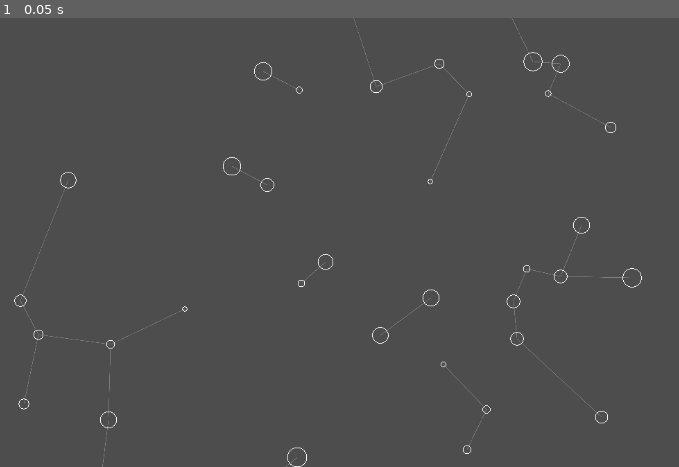
Above: before the commit, frame 1.
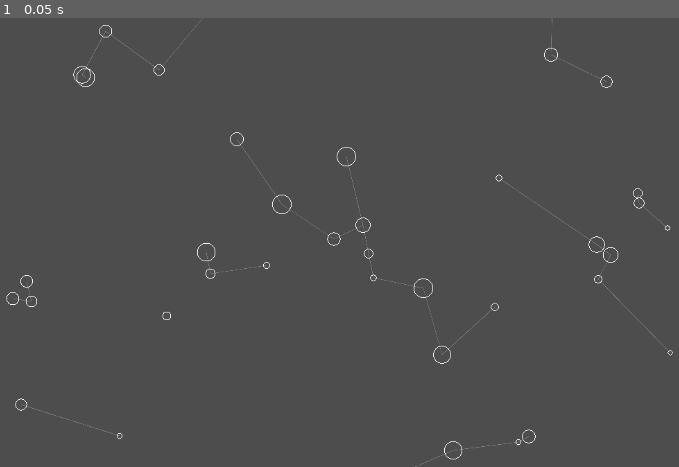
Above: after the commit, the same moment.

Repository: Trylobot/space_strategy_game
Game: Godot game, scene res://starfield.tscn
Two runs of this game, one before a commit and one after it. Both use one fixed random seed, a clock stepped at 60 frames per second and the inputs below.
Inputs:
- Up to frame 1 (0.05 s): no input

The runs differ from the first frame. In frame 1, 1.4% of the frame differs, in the area x 0-100%, y 0-100%.

Commit message:
re-org a bit

Diff:
--- a/starfield.gd
+++ b/starfield.gd
@@ -7,6 +7,9 @@
 const STARLANE_COLOR = Color(0.5,0.5,0.5) # Grey lanes
 const MAP_WIDTH = 1024
 const MAP_HEIGHT = 768
+
+
+
 
 var default_font = ThemeDB.fallback_font
 var default_font_size = ThemeDB.fallback_font_size
@@ -25,7 +28,8 @@
 	for star in stars:
 		draw_circle(star.position, star.size, STAR_COLOR, false)
 
-	#draw_string(default_font, Vector2.ZERO, "Hello world", HORIZONTAL_ALIGNMENT_LEFT, -1, default_font_size)
+	#draw_string(default_font, Vector2.ZERO, "0,0", HORIZONTAL_ALIGNMENT_LEFT, -1, default_font_size)
+	#draw_string(default_font, Vector2(-0.5 * MAP_WIDTH, -0.5 * MAP_HEIGHT), ",0", HORIZONTAL_ALIGNMENT_LEFT, -1, default_font_size)
 
 func generate_stars():
 	# generate star systems
--- a/starfield.tscn
+++ b/starfield.tscn
@@ -3,8 +3,12 @@
 [ext_resource type="Script" path="res://starfield.gd" id="1_6m8kl"]
 [ext_resource type="Script" path="res://camera_2d.gd" id="2_nnt7t"]
 
-[node name="StarField" type="Node2D"]
+[node name="Main" type="Node"]
+
+[node name="Starfield" type="Node2D" parent="."]
 script = ExtResource("1_6m8kl")
 
-[node name="Camera2D" type="Camera2D" parent="."]
+[node name="Camera2D" type="Camera2D" parent="Starfield"]
 script = ExtResource("2_nnt7t")
+
+[node name="Sprite2D" type="Sprite2D" parent="."]
